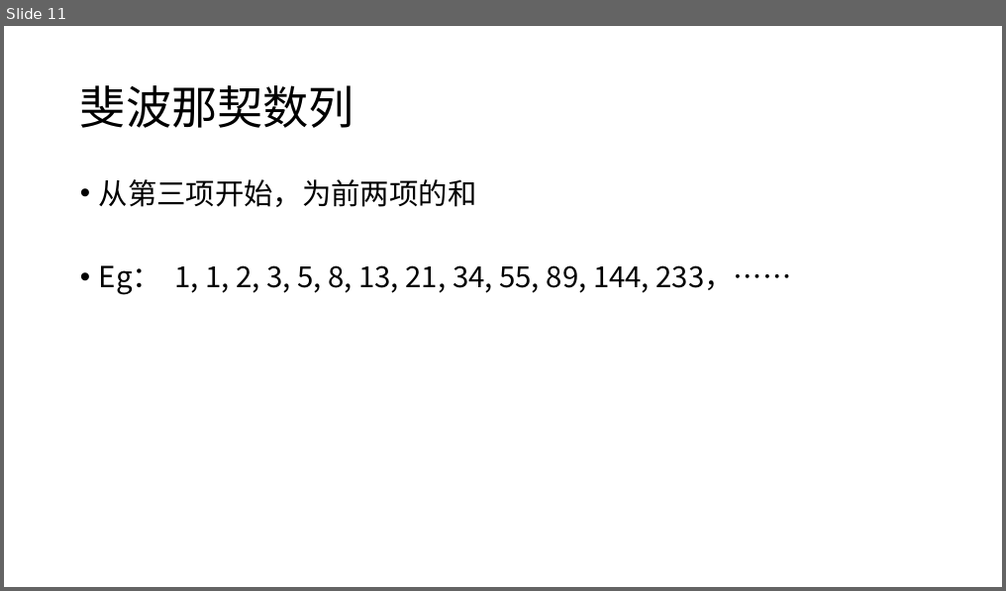
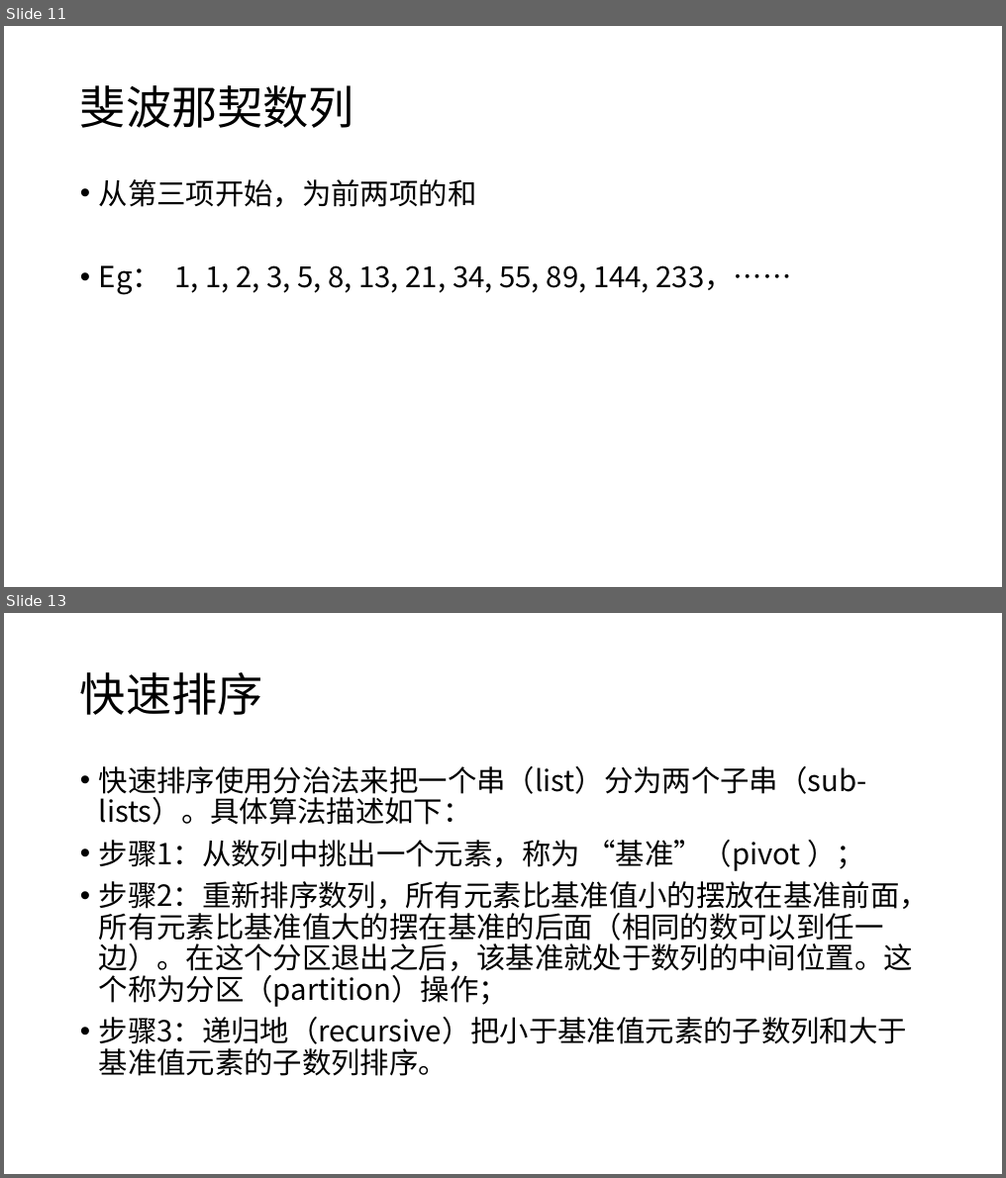
Before and after one commit to Fine-yang/LGS, a slide deck: 0320/排序算法.pptx. Shown one above the other, each under a label of ours: slide 11 before the commit, slides 11 and 13 after it; the slides between them are not shown. The pictures are 1006x591 and 1006x1178 pixels, drawn with LibreOffice and Linux fonts; fonts in the diff are those of the drawing. Boxes give left, top, right and bottom in pixels: in the first picture for what was removed or moved away, otherwise in the second. Text is boxed around its words. In the diff, an @@ line names an element or a change of style, - is before the commit and + after.

```diff
--- a/0320/排序算法.pptx
+++ b/0320/排序算法.pptx
@@ slide 13 added at (4, 613, 1002, 1174), background #FFFFFF @@
@@ title added at (80, 672, 263, 715), 44 pt, text #000000 @@
+快速排序
@@ text added at (99, 766, 929, 1076), 28 pt, text #000000 @@
+• 快速排序使用分治法来把一个串（list）分为两个子串（sub-lists）。具体算法描述如下：
+• 步骤1：从数列中挑出一个元素，称为 “基准”（pivot ）；
+• 步骤2：重新排序数列，所有元素比基准值小的摆放在基准前面，所有元素比基准值大的摆在基准的后面（相同的数可以到任一边）。在这个分区退出之后，该基准就处于数列的中间位置。这个称为分区（partition）操作；
+• 步骤3：递归地（recursive）把小于基准值元素的子数列和大于基准值元素的子数列排序。
```
Also in this commit, not shown: 9 other slides added, 5 other files.
